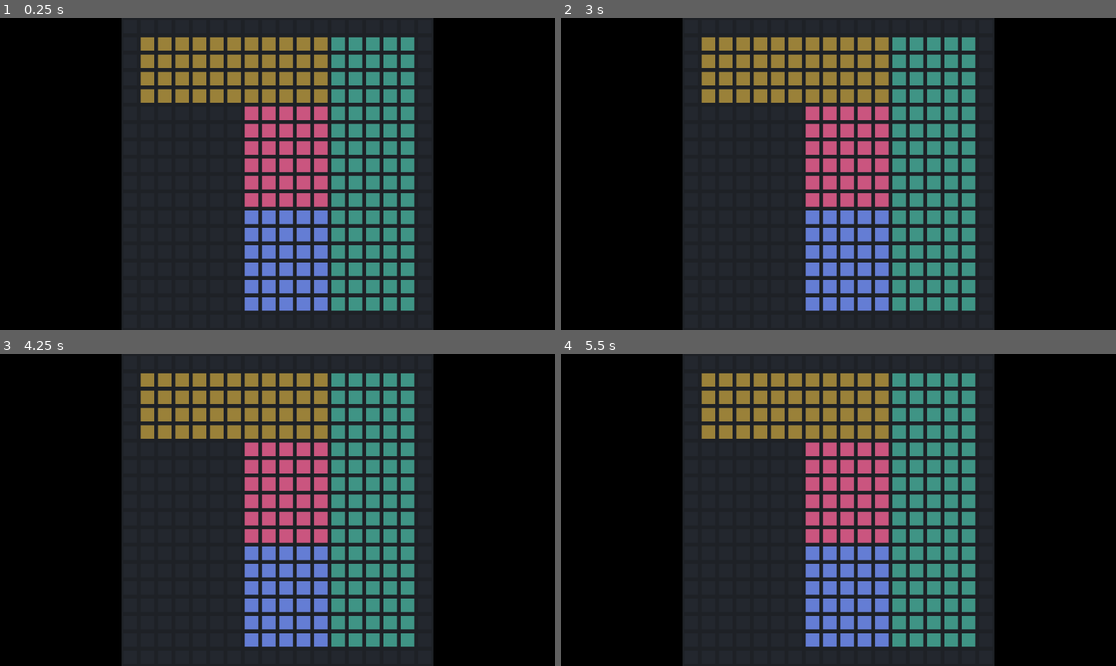
Above: before the commit, frames 1-4 (two rows, left to right).
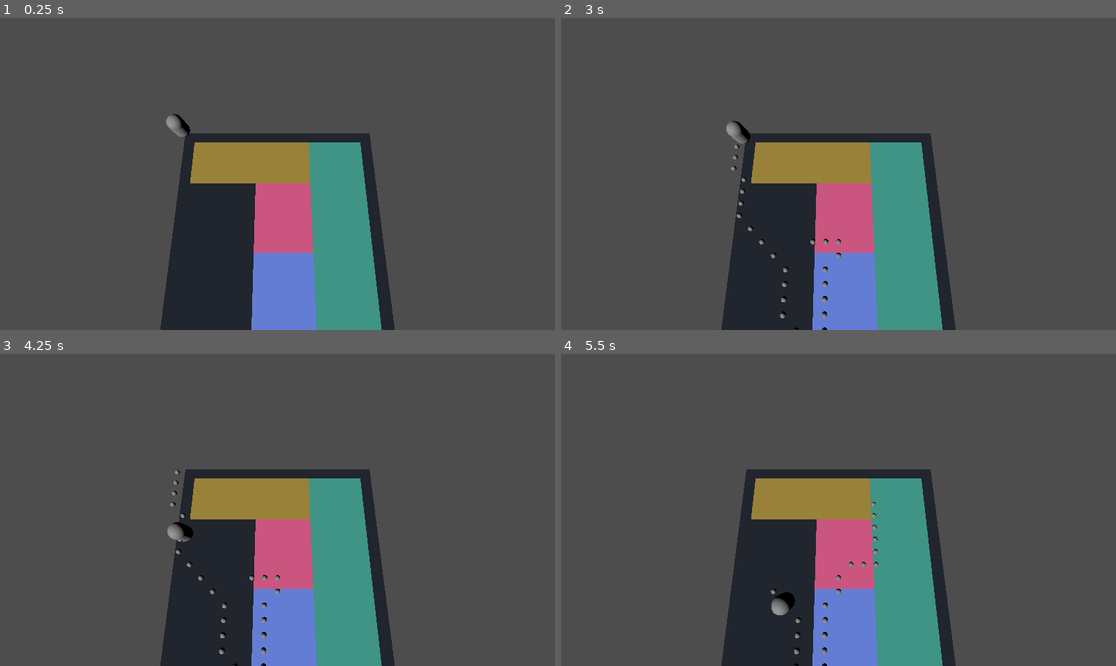
Above: after the commit, the same moments.

Repository: Combifightet/EiDS_game
Game: Godot game, scene res://scenes/main.tscn
Same seed, same stepped clock (60 frames per second), same inputs: the game is played once before the commit and once after it.
Inputs (mouse positions are in pixels of both pictures, inside the frame that each line leads up to):
- Up to frame 1 (0.25 s): no input
- Up to frame 2 (3 s): tap Enter at 0.5, 2 s; move the mouse to (960, 158) at 0.52 s; click (960, 158) at 0.6 s; tap Space at 1.25, 2.75 s; move the mouse to (727, 189) at 1.27 s; click (727, 189) at 1.35 s; move the mouse to (894, 105) at 2.02 s; click (894, 105) at 2.1 s; move the mouse to (810, 236) at 2.77 s; click (810, 236) at 2.85 s
- Up to frame 3 (4.25 s): move the mouse to (444, 556) at 3.52 s; click (444, 556) at 3.6 s
- Up to frame 4 (5.5 s): move the mouse to (672, 463) at 4.27 s; click (672, 463) at 4.35 s; move the mouse to (866, 510) at 5.02 s; click (866, 510) at 5.1 s

The runs differ from the first frame. In frame 1, 88% of the frame differs, in the area x 0-100%, y 0-100%; in frame 2, 88%; in frame 3, 88%; in frame 4, 88%.

Commit message:
feat: generated levels are now walkable

Diff:
--- a/project.godot
+++ b/project.godot
@@ -15,3 +15,11 @@
 run/main_scene="uid://c8r4kfj1lcsea"
 config/features=PackedStringArray("4.5", "Forward Plus")
 config/icon="uid://cjveh26uqowbg"
+
+[input]
+
+LeftClick={
+"deadzone": 0.2,
+"events": [Object(InputEventMouseButton,"resource_local_to_scene":false,"resource_name":"","device":-1,"window_id":0,"alt_pressed":false,"shift_pressed":false,"ctrl_pressed":false,"meta_pressed":false,"button_mask":0,"position":Vector2(0, 0),"global_position":Vector2(0, 0),"factor":1.0,"button_index":1,"canceled":false,"pressed":false,"double_click":false,"script":null)
+]
+}
--- a/scenes/main.tscn
+++ b/scenes/main.tscn
@@ -1,28 +1,25 @@
 [gd_scene load_steps=4 format=3 uid="uid://c8r4kfj1lcsea"]
 
 [ext_resource type="Script" uid="uid://dm8bpjnp7uu0a" path="res://scripts/main.gd" id="1_o5qli"]
-[ext_resource type="Shader" uid="uid://csd2lru2r38to" path="res://shaders/grid_debug.gdshader" id="2_0wfyh"]
+[ext_resource type="PackedScene" uid="uid://d06mw28lni1gd" path="res://scenes/meshGenerator.tscn" id="2_0wfyh"]
+[ext_resource type="PackedScene" uid="uid://3ifg7pybi4rq" path="res://scenes/player.tscn" id="3_sugp2"]
 
-[sub_resource type="ShaderMaterial" id="ShaderMaterial_sugp2"]
-shader = ExtResource("2_0wfyh")
-shader_parameter/data_size = Vector2(0, 0)
-shader_parameter/container_size = Vector2(0, 0)
-shader_parameter/grid_line_width = 0.10000000475
-shader_parameter/grid_color = Color(0.12, 0.13, 0.15, 1)
+[node name="Main" type="Node3D" node_paths=PackedStringArray("player_node", "mesh_generator")]
+script = ExtResource("1_o5qli")
+player_node = NodePath("player")
+mesh_generator = NodePath("MeshGenerator")
 
-[node name="Main" type="Node2D"]
-script = ExtResource("1_o5qli")
+[node name="player" parent="." node_paths=PackedStringArray("path_markers_container") instance=ExtResource("3_sugp2")]
+transform = Transform3D(1, 0, 0, 0, 1, 0, 0, 0, 1, 0.40352285, 1.0806355, -0.25501323)
+path_markers_container = NodePath("../Pathmarkers")
 
-[node name="ColorRect" type="ColorRect" parent="."]
-material = SubResource("ShaderMaterial_sugp2")
-anchors_preset = 15
-anchor_right = 1.0
-anchor_bottom = 1.0
-offset_left = -576.0
-offset_top = -324.0
-offset_right = 576.0
-offset_bottom = 324.0
-grow_horizontal = 2
-grow_vertical = 2
+[node name="DirectionalLight3D" type="DirectionalLight3D" parent="."]
+transform = Transform3D(0.8660254, 0.35355338, -0.35355338, 0, 0.70710677, 0.70710677, 0.5, -0.6123724, 0.6123724, 0, 12.931057, 0)
 
-[node name="Camera2D" type="Camera2D" parent="."]
+[node name="MeshGenerator" parent="." instance=ExtResource("2_0wfyh")]
+
+[node name="Camera3D" type="Camera3D" parent="."]
+transform = Transform3D(1, 0, 0, 0, 0.25881907, 0.9659258, 0, -0.9659258, 0.25881907, 0, 9.081, 0)
+
+[node name="Pathmarkers" type="Node3D" parent="."]
+transform = Transform3D(1, 0, 0, 0, 1, 0, 0, 0, 1, 0, -0.5, 0)
--- /dev/null
+++ b/scenes/meshGenerator.tscn
@@ -0,0 +1,6 @@
+[gd_scene load_steps=2 format=3 uid="uid://d06mw28lni1gd"]
+
+[ext_resource type="Script" uid="uid://j86mp7nbbs3" path="res://scripts/mesh_generator.gd" id="1_vnm0i"]
+
+[node name="MeshGenerator" type="Node3D"]
+script = ExtResource("1_vnm0i")
--- /dev/null
+++ b/scenes/player.tscn
@@ -0,0 +1,18 @@
+[gd_scene load_steps=4 format=3 uid="uid://3ifg7pybi4rq"]
+
+[ext_resource type="Script" uid="uid://c2r22wr000sgt" path="res://scripts/playerMovement.gd" id="1_3vyb7"]
+
+[sub_resource type="CapsuleShape3D" id="CapsuleShape3D_g2els"]
+
+[sub_resource type="CapsuleMesh" id="CapsuleMesh_qhqgy"]
+
+[node name="player" type="CharacterBody3D" node_paths=PackedStringArray("path_markers_container")]
+script = ExtResource("1_3vyb7")
+path_markers_container = NodePath("")
+
+[node name="CollisionShape3D" type="CollisionShape3D" parent="."]
+transform = Transform3D(0.69, 0, 0, 0, 0.69, 0, 0, 0, 0.69, 0, 0, 0)
+shape = SubResource("CapsuleShape3D_g2els")
+
+[node name="MeshInstance3D" type="MeshInstance3D" parent="CollisionShape3D"]
+mesh = SubResource("CapsuleMesh_qhqgy")
--- a/scripts/floorplan/floor_plan_grid.gd
+++ b/scripts/floorplan/floor_plan_grid.gd
@@ -7,6 +7,7 @@
 var width: int = 0
 var height: int = 0
 var grid_resolution: int = 1
+var origin: Vector2 = Vector2.ZERO
 
 var _room_dict: Dictionary[Vector2i, RoomArea] = {} ## Stores the initial room position
 var _room_bounds: Dictionary[int, Rect2i] = {} ## Stores the current rectangular bounds of each room
@@ -57,11 +58,11 @@
 	var floor_grid: FloorPlanGrid = FloorPlanGrid.new(floor(grid_size).x, floor(grid_size).y, resolution)
 
 	# Mark cells inside the polygon as empty, outside as OUTSIDE
-	var origin: Vector2 = snap2(bounds.position, 1.0/resolution) - Vector2.ONE*padding/resolution
+	floor_grid.origin = snap2(bounds.position, 1.0/resolution) - Vector2.ONE*padding/resolution
 	var world_pos: Vector2
 	for y in range(grid_size.y):
 		for x in range(grid_size.x):
-			world_pos = origin + Vector2(x, y)/resolution
+			world_pos = floor_grid.origin + Vector2(x, y)/resolution
 			if not _is_point_in_polygon(world_pos, points):
 				floor_grid.get_cell(x,y).set_outside()
 
--- a/scripts/main.gd
+++ b/scripts/main.gd
@@ -2,7 +2,10 @@
 
 var floorplan_gen: FloorPlanGen
 
-@onready var debug_rect: ColorRect = $ColorRect
+# --- References to your 3D nodes ---
+@export var player_node: PlayerMovement
+@export var mesh_generator: MeshGenerator
+
 
 func _ready() -> void:
 
@@ -13,27 +16,54 @@
 	floorplan_gen.generate(FloorPlanGen.HouseSize.SMALL)
 	print("last_seed: ", floorplan_gen.get_last_seed())
 
-	# debug drawing (2d)
 	print("displaying grid ...")
 	var grid: FloorPlanGrid = floorplan_gen.get_grid()
-	var texture: ImageTexture = ImageTexture.create_from_image(grid.to_texture())
 
-	debug_rect.material.set_shader_parameter('data_texture', texture)
-	debug_rect.material.set_shader_parameter('data_size', Vector2(grid.width, grid.height))
-	debug_rect.material.set_shader_parameter('container_size', debug_rect.size)
-	debug_rect.resized.connect(_on_debug_rect_resized)
+	# --- Generate the 3D floor mesh ---
+	if not mesh_generator:
+		printerr("MeshGenerator node not assigned in main.gd!")
+	else:
+		mesh_generator.generate_floor_mesh(grid)
 
-	var _connectivity: Dictionary[Vector2i, Array] = floorplan_gen.to_connectivity_dict()
+	# --- Setup the Player ---
+	var connectivity: Dictionary[Vector2i, Array] = floorplan_gen.to_connectivity_dict()
+
+	if not player_node:
+		printerr("Player node not assigned in main.gd!")
+		return
+
+	# Pass the grid's transform and connectivity data to the player
+	player_node.setup_grid_transform(grid.origin, grid.grid_resolution)
+	player_node.setup_pathfinding_graph(connectivity)
+
+# 1. Get all valid, walkable cells from the connectivity data
+	var valid_cells: Array[Vector2i] = connectivity.keys()
+
+	valid_cells.sort_custom(func(a, b):
+		if a.x == b.x:
+			return a.y < b.y
+		return a.x < b.x
+	)
+
+	var top_left_cell: Vector2i = valid_cells[0]
+
+	# 3. Get the grid's transform data
+	var grid_origin: Vector2 = grid.origin
+	var grid_resolution: float = grid.grid_resolution
+
+	# 4. Calculate the 3D world position (using logic from playerMovement.gd)
+	var world_x = (float(top_left_cell.x) / grid_resolution) + grid_origin.x
+	var world_z = (float(top_left_cell.y) / grid_resolution) + grid_origin.y
+
+	# 5. Set the player's position, using the correct height
+	player_node.global_position = Vector3(world_x, 0.7, world_z)
+
+	# --- This console debug print is still useful ---
+	grid.print_grid()
+
 	print("\n\nconnectivity:")
-	print(dict_connections_to_grid_string(_connectivity))
+	print(dict_connections_to_grid_string(connectivity))
 
-
-# Updates the 'container_size' uniform whenever the ColorRect is resized
-func _on_debug_rect_resized() -> void:
-	if debug_rect.material: # Check if material exists
-		debug_rect.material.set_shader_parameter('container_size', debug_rect.size)
-
-# ● ─ │ ╱ ╲ ╳
 
 
 func dict_connections_to_grid_string(connections: Dictionary) -> String:
--- /dev/null
+++ b/scripts/mesh_generator.gd
@@ -0,0 +1,80 @@
+# File: mesh_generator.gd
+extends Node3D
+class_name MeshGenerator
+
+# We will create and store these in code
+# to avoid all scene-linking errors.
+var mesh_instance: MeshInstance3D
+var static_body: StaticBody3D
+var collision_shape: CollisionShape3D
+
+# This function is the ONLY thing this script does.
+func generate_floor_mesh(grid: FloorPlanGrid):
+
+	var image: Image = grid.to_texture()
+	var img_err = image.save_png("res://generated_floor_image.png")
+	if img_err != OK:
+		printerr("!!! FAILED TO SAVE PNG IMAGE: ", img_err)
+
+
+	var texture: ImageTexture = ImageTexture.create_from_image(image)
+
+	texture.set_path("res://generated_floor_texture.tres")
+
+	# --- 2. Create Material ---
+	var material = StandardMaterial3D.new()
+	material.albedo_texture = texture
+	material.albedo_color = Color.WHITE
+	material.texture_filter = BaseMaterial3D.TEXTURE_FILTER_NEAREST
+	material.shading_mode = BaseMaterial3D.SHADING_MODE_UNSHADED
+
+	# --- 3. Create Visual Mesh ---
+	var plane_mesh = PlaneMesh.new()
+
+	var world_width = float(grid.width) / grid.grid_resolution
+	var world_height = float(grid.height) / grid.grid_resolution
+
+	plane_mesh.size = Vector2(world_width, world_height)
+
+	# Create the MeshInstance node
+	mesh_instance = MeshInstance3D.new()
+	mesh_instance.mesh = plane_mesh
+	mesh_instance.set_surface_override_material(0, material)
+	mesh_instance.cast_shadow = GeometryInstance3D.SHADOW_CASTING_SETTING_OFF
+	mesh_instance.layers = 1 # Force it to be on visual layer 1
+
+	# --- 4. Create Physics Collision ---
+	static_body = StaticBody3D.new()
+	static_body.collision_layer = 1 # Set physics layer
+
+	collision_shape = CollisionShape3D.new()
+	var box_shape = BoxShape3D.new()
+	box_shape.size = Vector3(world_width, 0.1, world_height)
+	collision_shape.shape = box_shape
+
+	# Set local position (relative to static_body)
+	collision_shape.position = Vector3(0, 0, 0)
+
+	# Add collision_shape as a child of static_body
+	static_body.add_child(collision_shape)
+
+	# --- 5. Assemble and Position ---
+
+	# Add the nodes as children of this "MeshGenerator" node
+	add_child(mesh_instance)
+	add_child(static_body)
+
+	# Set the local positions of the children
+	# (StaticBody is slightly below the visual mesh)
+	mesh_instance.position = Vector3.ZERO
+	static_body.position = Vector3(0, -0.05, 0)
+
+	# Now, calculate the final position
+	var world_center_x = grid.origin.x + (world_width / 2.0)
+	var world_center_z = grid.origin.y + (world_height / 2.0)
+
+	# Finally, move this entire node (self) to the correct spot.
+	# Both children (visuals and physics) will move with it.
+	self.global_position = Vector3(world_center_x, 0, world_center_z)
+
+	print("MeshGenerator: Created and moved to ", self.global_position)
--- /dev/null
+++ b/scripts/playerMovement.gd
@@ -0,0 +1,194 @@
+extends CharacterBody3D
+
+class_name PlayerMovement
+
+## How fast the player moves from one cell to the next (in seconds)
+@export var move_duration: float = 0.2
+
+# This will hold our pathfinding graph
+var astar_graph = AStar2D.new()
+
+var _grid_origin := Vector3.ZERO
+var _grid_resolution: float = 1.0
+
+# These maps let us convert between Vector2i grid coords and AStar's integer IDs
+var cell_to_id: Dictionary = {}
+var id_to_cell: Dictionary = {}
+
+# This holds the path we are currently following
+var current_path: PackedVector2Array = []
+var is_moving: bool = false
+var active_tween: Tween
+
+## Node to hold the debug path markers.
+## Assign this in the Inspector!
+@export var path_markers_container: Node3D
+
+# A simple mesh to re-use for our markers
+var debug_sphere = SphereMesh.new()
+
+# --- 1. Setup Function ---
+
+func setup_grid_transform(origin: Vector2, resolution: float) -> void:
+	_grid_origin = Vector3(origin.x, global_position.y, origin.y)
+	_grid_resolution = resolution
+
+func setup_pathfinding_graph(grid_data: Dictionary) -> void:
+	# Clear any old data
+	astar_graph.clear()
+	cell_to_id.clear()
+	id_to_cell.clear()
+
+	var point_id_counter: int = 0
+
+	# 1. Add all cells as "points" (nodes) to the graph
+	for cell_coord: Vector2i in grid_data:
+		astar_graph.add_point(point_id_counter, cell_coord)
+		cell_to_id[cell_coord] = point_id_counter
+		id_to_cell[point_id_counter] = cell_coord
+		point_id_counter += 1
+
+	# 2. Add all "connections" (edges)
+	for from_cell: Vector2i in grid_data:
+		var from_id: int = cell_to_id[from_cell]
+
+		# Get the list of neighbors this cell can move to
+		var neighbors_array: Array = grid_data[from_cell]
+
+		for to_cell: Vector2i in neighbors_array:
+			# Make sure the destination cell is also a valid point in our graph
+			if cell_to_id.has(to_cell):
+				var to_id: int = cell_to_id[to_cell]
+
+				# Connect them (one-way). Since we iterate all cells,
+				# the reverse connection will be added when we get to that cell.
+
+				astar_graph.connect_points(from_id, to_id, false)
+
+# We will check for clicks every frame
+func _process(_delta):
+
+
+	# 1. Check for a left mouse click
+	if Input.is_action_just_pressed("LeftClick"):
+
+		# 2. Get the mouse position and camera
+		var mouse_pos = get_viewport().get_mouse_position()
+		var camera = get_viewport().get_camera_3d()
+		var space_state = get_world_3d().direct_space_state
+
+		# Make sure we have everything we need (safer than before)
+		if not camera or not space_state:
+			return
+
+		# 3. Project a ray from the camera to the mouse position
+		var ray_origin = camera.project_ray_origin(mouse_pos)
+		var ray_end = ray_origin + camera.project_ray_normal(mouse_pos) * 1000.0
+
+		# 4. Create and cast the ray
+		var query = PhysicsRayQueryParameters3D.create(ray_origin, ray_end)
+		query.collision_mask = 1 # Only hit the "ground"
+
+		var result = space_state.intersect_ray(query)
+
+		# 5. If the ray hit something...
+		if result:
+			# Clear old path markers
+			if path_markers_container:
+				for marker in path_markers_container.get_children():
+					marker.queue_free()
+
+			# Find start and end cells
+			var start_cell = _world_to_grid(global_position)
+			var end_cell = _world_to_grid(result.position)
+
+			# Make sure cells are valid before pathfinding
+			if not cell_to_id.has(start_cell) or not cell_to_id.has(end_cell):
+				print("Clicked on an invalid or unmapped cell.")
+				return
+
+			# Get the integer IDs for AStar
+			var start_id: int = cell_to_id[start_cell]
+			var end_id: int = cell_to_id[end_cell]
+
+			# Calculate the path
+			var new_path: PackedVector2Array = astar_graph.get_point_path(start_id, end_id)
+
+			# Draw new path markers
+			if path_markers_container:
+				for i in range(1, new_path.size()):
+					var cell_pos: Vector2i = Vector2i(new_path[i])
+					var world_pos = _grid_to_world(cell_pos)
+
+					var marker_instance = MeshInstance3D.new()
+					marker_instance.mesh = debug_sphere
+					marker_instance.scale = Vector3(0.2, 0.2, 0.2)
+					path_markers_container.add_child(marker_instance)
+					marker_instance.global_position = world_pos
+
+			# Stop all current movement
+			if active_tween and active_tween.is_running():
+				active_tween.kill()
+				is_moving = false
+
+			# If the path is just our start, do nothing
+			if new_path.size() <= 1:
+				current_path.clear()
+				return
+
+			# Remove the first cell (our current position)
+			new_path.remove_at(0)
+
+			# Store the new path and start moving
+			current_path = new_path
+			# is_moving is already false, so we don't need to set it
+
+			# Kick off the movement chain
+			move_to_next_cell()
+
+func move_to_next_cell() -> void:
+	# If we are already moving, or the path is empty, stop.
+	if is_moving or current_path.is_empty():
+		is_moving = false
+		return
+
+	is_moving = true
+
+	# Get the first cell from the path (as Vector2) and cast it to Vector2i
+	var next_cell: Vector2i = Vector2i(current_path[0])
+
+# 	Remove that cell from the path
+	current_path.remove_at(0)
+
+	# Convert it to a 3D world position
+	var target_position = _grid_to_world(next_cell)
+
+	# Create a tween to move there
+	active_tween = create_tween()
+	active_tween.tween_property(self, "global_position", target_position, move_duration)
+	active_tween.set_trans(Tween.TRANS_SINE)
+
+	# When this tween finishes, it will call this function again
+	# to move to the *next* cell in the path.
+	# When the tween finishes, first set is_moving to false,
+	# *then* call move_to_next_cell() to start the next step.
+	active_tween.finished.connect(func():
+		is_moving = false
+		move_to_next_cell()
+	)
+
+
+# --- 4. Helper (Utility) Functions ---
+
+# Converts a 3D world position to a 2D grid coordinate
+func _world_to_grid(world_pos: Vector3) -> Vector2i:
+	var grid_x = roundi((world_pos.x - _grid_origin.x) * _grid_resolution)
+	var grid_z = roundi((world_pos.z - _grid_origin.z) * _grid_resolution)
+	return Vector2i(grid_x, grid_z)
+
+# Converts a 2D grid coordinate to a 3D world position
+func _grid_to_world(grid_pos: Vector2i) -> Vector3:
+	var world_x = (float(grid_pos.x) / _grid_resolution) + _grid_origin.x
+	var world_z = (float(grid_pos.y) / _grid_resolution) + _grid_origin.z
+	# Return at the player's current height
+	return Vector3(world_x, 0.7, world_z)
Binary file added: generated_floor_image.png
Not shown, added: generated_floor_image.png.import
Not shown, added: scripts/mesh_generator.gd.uid
Not shown, added: scripts/playerMovement.gd.uid
